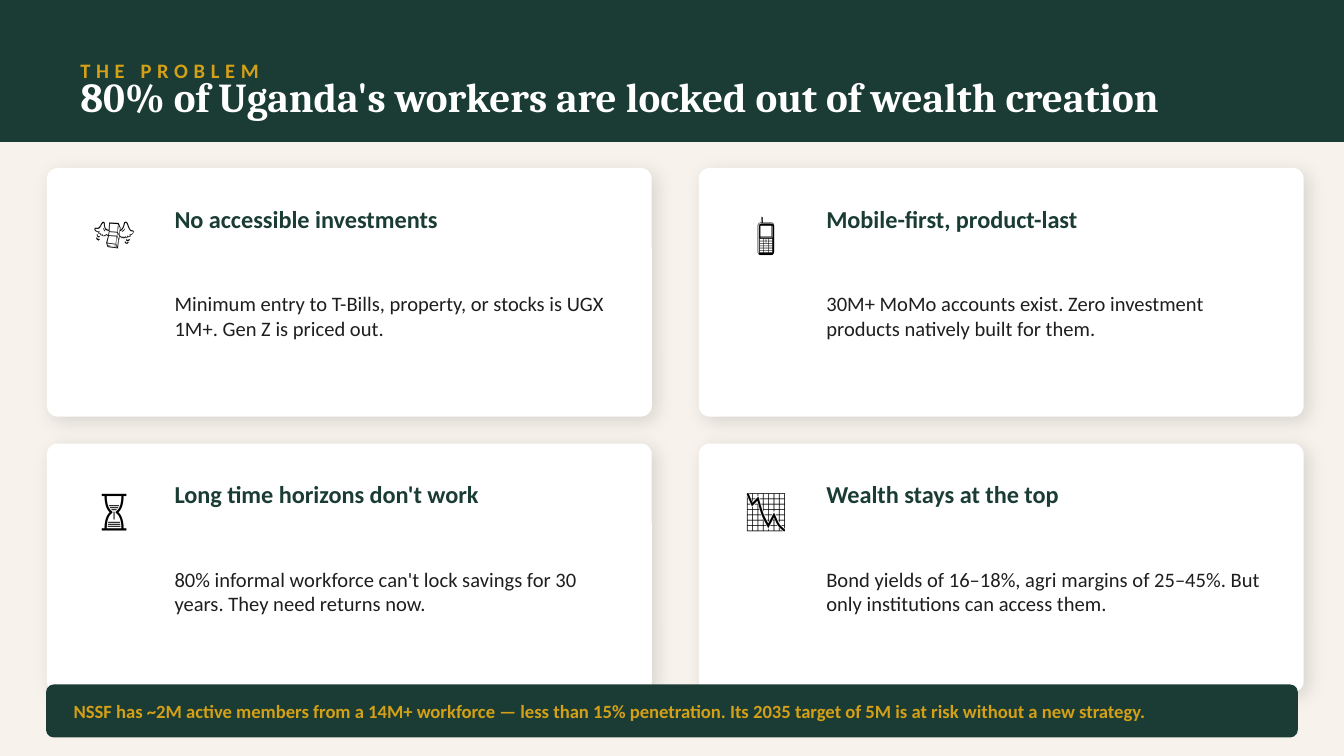
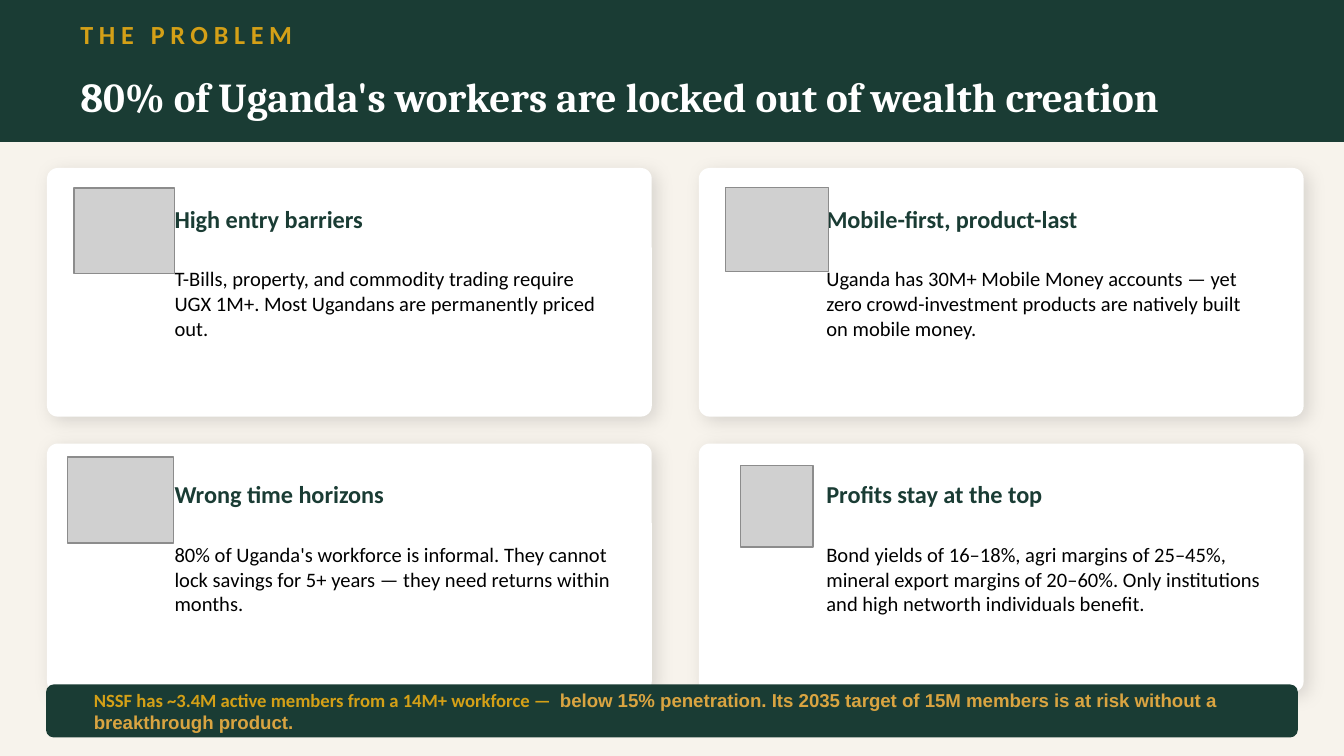
Before and after one commit to SINDROM66/OWNIT-APP, a slide deck: slide 3 of OwnIt_Uganda_Pitch_Deck NEW.pptx (slide 2 before the commit). Drawn at 1344x756 pixels with LibreOffice and Linux fonts; fonts in the diff are those of the drawing; grey boxes stand for pictures. Boxes give left, top, right and bottom in pixels: in the first picture for what was removed or moved away, otherwise in the second. Text is boxed around its words. In the diff, an @@ line names an element or a change of style, - is before the commit and + after.

```diff
--- a/OwnIt_Uganda_Pitch_Deck NEW.pptx
+++ b/OwnIt_Uganda_Pitch_Deck NEW.pptx
@@ text "THE PROBLEM" at (80,27,292,44): size 11 to 14 pt @@
@@ text removed at (74,192,155,273) @@
-💸
@@ picture added at (74,188,175,273) @@
@@ text removed at (726,192,806,273) @@
-📱
@@ picture added at (726,188,829,271) @@
@@ text at (175,211,363,232): text changed @@
-No accessible investments
+High entry barriers
@@ text at (826,269,1241,340): text changed; text colour #1E1E1E to #000000 @@
-30M+ MoMo accounts exist. Zero investment products natively built for them.
+Uganda has 30M+ Mobile Money accounts — yet zero crowd-investment products are natively built on mobile money.
@@ text at (175,271,595,336): text changed; text colour #1E1E1E to #000000 @@
-Minimum entry to T-Bills, property, or stocks is UGX 1M+. Gen Z is priced out.
+T-Bills, property, and commodity trading require UGX 1M+. Most Ugandans are permanently priced out.
@@ picture added at (67,457,173,543) @@
@@ text removed at (74,468,155,548) @@
-⏳
@@ text removed at (726,468,806,548) @@
-📉
@@ picture added at (741,466,813,547) @@
@@ text at (175,486,384,507): text changed @@
-Long time horizons don't work
+Wrong time horizons
@@ text at (826,486,1042,507): text changed @@
-Wealth stays at the top
+Profits stay at the top
@@ text at (175,547,610,611): text changed; text colour #1E1E1E to #000000 @@
-80% informal workforce can't lock savings for 30 years. They need returns now.
+80% of Uganda's workforce is informal. They cannot lock savings for 5+ years — they need returns within months.
@@ text at (826,547,1260,615): text changed; text colour #1E1E1E to #000000 @@
-Bond yields of 16–18%, agri margins of 25–45%. But only institutions can access them.
+Bond yields of 16–18%, agri margins of 25–45%, mineral export margins of 20–60%. Only institutions and high networth individuals benefit.
@@ text at (94,693,1216,733): text changed; font Calibri to Arial; text colour #D4A017 to #D9A441 @@
-NSSF has ~2M active members from a 14M+ workforce — less than 15% penetration. Its 2035 target of 5M is at risk without a new strategy.
+NSSF has ~3.4M active members from a 14M+ workforce — below 15% penetration. Its 2035 target of 15M members is at risk without a breakthrough product.
```
Also in this commit, not shown: 2 other slides changed, 27 slides added, 7 slides removed, 4 other files.
